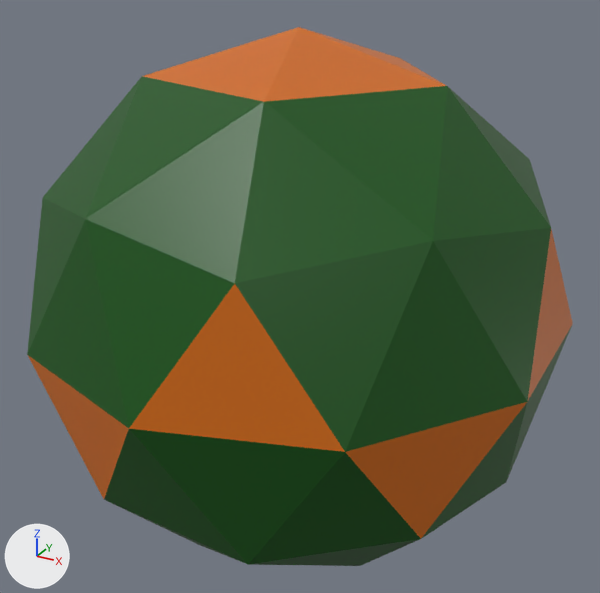
A saved change to the COLLADA model src/main/resources/meshes/turning_pickup.dae.
Before and after are seen from a 50 mm camera at (1.395, -2.53, 1.29) aimed at (-0.002, 0.009, 0.021). Every picture has the same lights, and +X, +Y and +Z are marked at lower left.
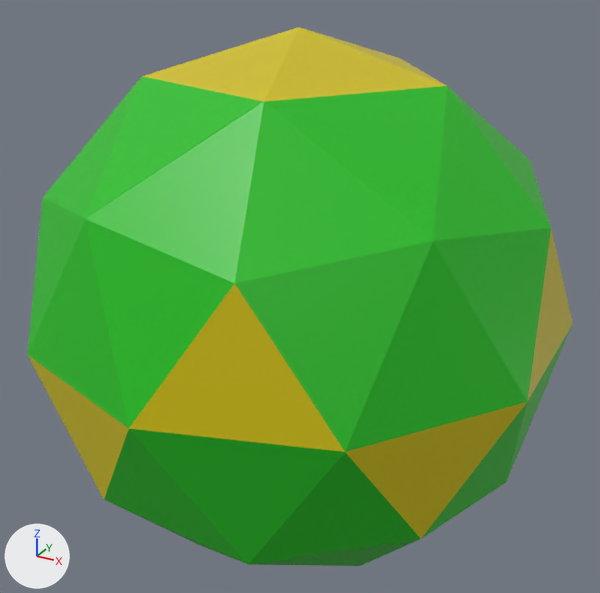
The change in detail:
Material 'Material_001_001' (mat_material_001_001) changes colour from dark green #0e540d to green #22c01f; in linear values from (0.00456, 0.0886, 0.00395) to (0.0163, 0.529, 0.0134).
Material 'Material_002_001' (mat_material_002_001) changes colour from orange #d16b06 to yellow #d1c100; in linear values from (0.64, 0.146, 0.00183) to (0.64, 0.533, 0.0).

Location of each change, [x1, y1, x2, y2] in pixels of the pictures (600 x 593 px):
'Icosphere', recoloured: [27, 27, 573, 566] in both
